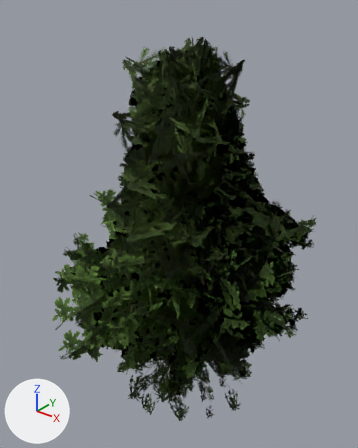
What one commit did to the glTF model client/public/models/trees.glb.
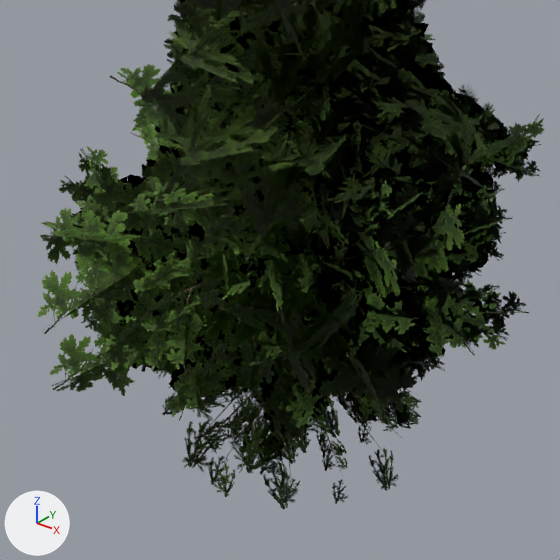
Old and new are each drawn whole from a 50 mm lens placed at (22.7, -29.9, 32.2), pointed at (-1.1, -0.1, 13.8) and again close up on the part from 9% to 91% of the width and 35% to 100% of the height. Lighting does not change. The marker at lower left points along +X, +Y and +Z. The older version's two pictures come first. Where no turn or scale is listed for an object, it has been applied to the vertices. Vertices at exactly the same position are counted once.

In view in the first close-up: 'hemlock_lod0_leaves', 'hemlock_lod1_bark', 'hemlock_lod1_leaves', 'hemlock_lod2_bark', 'hemlock_lod2_leaves', 'maple_lod0_leaves', 'maple_lod1_leaves', 'maple_lod2_leaves', 'oak_lod0_leaves', 'oak_lod1_leaves', 'oak_lod2_leaves', 'whitepine_a_lod0_leaves', 'whitepine_a_lod1_leaves', 'whitepine_a_lod2_leaves', 'whitepine_b_lod2_leaves' and 6 more.
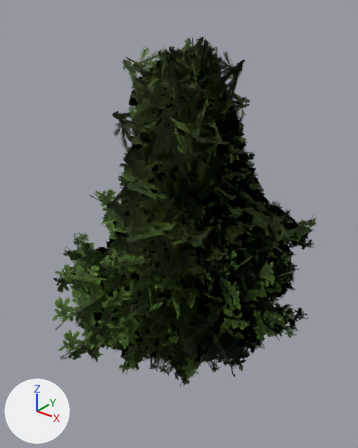
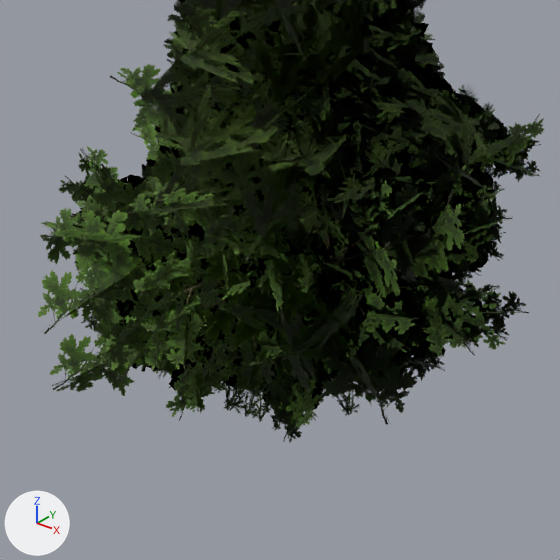
Pixel boxes (x1, y1, x2, y2) of what changed, in the close-ups (560 x 560 px; the box of a moved part takes in the faces that stretch with it):
'hemlock_lod2_leaves', reshaped, moved, rescaled: before (182, 370, 398, 509); after (224, 370, 359, 420)
'hemlock_lod1_leaves', reshaped, moved, rescaled (mostly hidden): before (162, 288, 422, 500); after (234, 373, 361, 422)
'hemlock_lod0_leaves', reshaped, moved, rescaled (mostly hidden): before (165, 378, 421, 504); after (265, 381, 365, 423)
'hemlock_lod1_bark', moved, rescaled (not visible afterwards): before (199, 382, 413, 477)
'hemlock_lod2_bark', moved, rescaled (not visible afterwards): before (204, 389, 383, 460)
part 1 of me_hemlock_lod0_leaves, deleted (mostly hidden): before (165, 378, 421, 504)
part 2 of me_hemlock_lod0_leaves, reshaped (mostly hidden): after (265, 381, 365, 423)
part 3 of me_hemlock_lod1_leaves, moved or reshaped (not visible afterwards): before (368, 409, 393, 422)
part 4 of me_hemlock_lod1_leaves, moved or reshaped (mostly hidden): before (162, 368, 422, 500); after (234, 375, 334, 422)
part 5 of me_hemlock_lod2_leaves, moved or reshaped (not visible afterwards): before (295, 414, 320, 440)
part 6 of me_hemlock_lod2_leaves, moved or reshaped: before (182, 382, 398, 509); after (224, 374, 359, 415)

What changed in the scene script:
```text
Change me_hemlock_lod0_leaves:
    used by ob_hemlock_lod0_leaves; location = (-0.12, 0.42, 7.44); scale = (9.56, 9.56, 9.56)
    remove me_hemlock_lod0_leaves.from_pydata(...)  # 8528 vertices, 4264 faces; spans x -0.67..0.67, y -0.71..0.71, z -1.0..1.0
    add me_hemlock_lod0_leaves.from_pydata(...)  # 7872 vertices, 3936 faces; spans x -0.5..0.5, y -0.46..0.46, z -1.0..1.0
    me_hemlock_lod0_leaves part 1: 1941 loose pieces with 7764 vertices, spanning x -0.67..0.67, y -0.71..0.71, z -1.0..1.0, are deleted
    me_hemlock_lod0_leaves part 2: 62 vertices moved within x -0.25..0.23, y -0.23..0.26, z -0.67..0.92; 582 vertices removed from x -0.38..0.49, y -0.33..0.38, z -0.82..0.97; 7690 vertices added at x -0.5..0.5, y -0.46..0.46, z -1.0..1.0
    other edits to the shape of me_hemlock_lod0_leaves do not show in these pictures
Change me_hemlock_lod1_leaves:
    used by ob_hemlock_lod1_leaves; location = (-0.11, -0.31, 7.45); scale = (10.1, 10.1, 10.1)
    remove me_hemlock_lod1_leaves.from_pydata(...)  # 2624 vertices, 1312 faces; spans x -0.64..0.64, y -0.66..0.66, z -1.0..1.0
    add me_hemlock_lod1_leaves.from_pydata(...)  # 2624 vertices, 1312 faces; spans x -0.45..0.45, y -0.48..0.48, z -1.0..1.0
    me_hemlock_lod1_leaves part 3: the loose piece of 4 vertices spanning x 0.45..0.6, y -0.09..0.02, z -0.69..-0.5 is moved by (-0.18, 0.04, -0.02)
    me_hemlock_lod1_leaves part 4: 2514 of 2624 vertices moved; they spanned x -0.64..0.64, y -0.66..0.66, z -1.0..1.0 and now span x -0.45..0.45, y -0.48..0.48, z -1.0..1.0; mean shift (-0.01, 0.0, -0.04); largest move (0.36, -0.57, -0.7) -> (0.23, -0.39, -0.71)
    other edits to the shape of me_hemlock_lod1_leaves do not show in these pictures
Change me_hemlock_lod2_leaves:
    used by ob_hemlock_lod2_leaves; location = (0.57, -0.34, 7.45); scale = (10.9, 10.9, 10.9)
    remove me_hemlock_lod2_leaves.from_pydata(...)  # 768 vertices, 384 faces; spans x -0.63..0.63, y -0.67..0.67, z -1.0..1.0
    add me_hemlock_lod2_leaves.from_pydata(...)  # 768 vertices, 384 faces; spans x -0.48..0.48, y -0.52..0.52, z -1.0..1.0
    me_hemlock_lod2_leaves part 5: the loose piece of 4 vertices spanning x 0.09..0.34, y -0.39..-0.21, z -0.59..-0.38 is moved by (-0.05, 0.08, -0.03)
    me_hemlock_lod2_leaves part 6: 710 of 768 vertices moved; they spanned x -0.63..0.63, y -0.67..0.67, z -1.0..0.98 and now span x -0.48..0.48, y -0.52..0.52, z -1.0..0.98; mean shift (0.02, -0.01, -0.03); largest move (-0.5, 0.2, -0.43) -> (-0.33, 0.13, -0.43)
    other edits to the shape of me_hemlock_lod2_leaves do not show in these pictures
Change ob_hemlock_lod0_leaves:
    ob_hemlock_lod0_leaves.location: (-0.12, 0.42, 7.44) -> (-0.08, 0.13, 8.76)
    ob_hemlock_lod0_leaves.scale: (9.56, 9.56, 9.56) -> (8.23, 8.23, 8.23)
Change ob_hemlock_lod1_bark:
    ob_hemlock_lod1_bark.location: (0.18, -0.08, 7.86) -> (0.1, -0.05, 8.52)
    ob_hemlock_lod1_bark.scale: (9.11, 9.11, 9.11) -> (8.52, 8.52, 8.52)
Change ob_hemlock_lod1_leaves:
    ob_hemlock_lod1_leaves.location: (-0.11, -0.31, 7.45) -> (-0.04, -0.25, 8.78)
    ob_hemlock_lod1_leaves.scale: (10.1, 10.1, 10.1) -> (8.78, 8.78, 8.78)
Change ob_hemlock_lod2_bark:
    ob_hemlock_lod2_bark.location: (0.55, 0.32, 8.09) -> (0.29, 0.16, 8.54)
    ob_hemlock_lod2_bark.scale: (8.92, 8.92, 8.92) -> (8.54, 8.54, 8.54)
Change ob_hemlock_lod2_leaves:
    ob_hemlock_lod2_leaves.location: (0.57, -0.34, 7.45) -> (0.27, -0.12, 8.72)
    ob_hemlock_lod2_leaves.scale: (10.9, 10.9, 10.9) -> (9.5, 9.5, 9.5)
```
